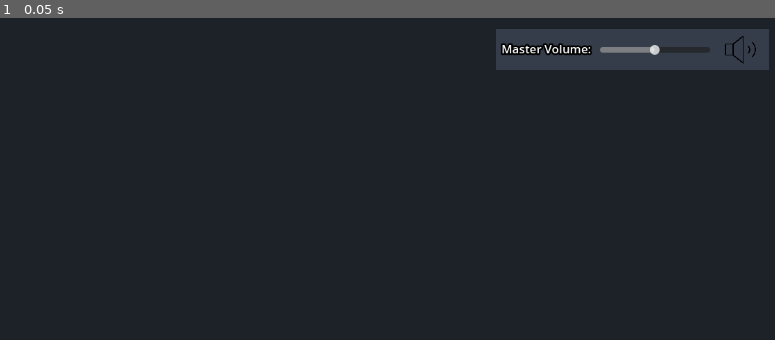
Above: before the commit, frame 1.
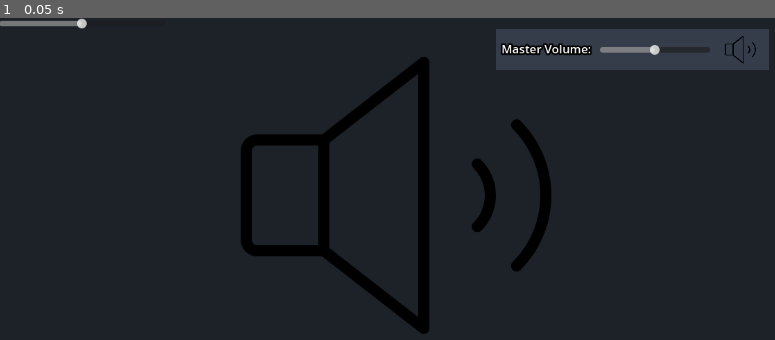
Above: after the commit, the same moment.

Repository: kbrady478/Music_Toy
Game: Godot game, scene res://Main_Scene.tscn
The game is run twice, just before and just after one commit, with the same random seed, the same clock (stepped at 60 frames per second) and the same inputs.
Inputs:
- Up to frame 1 (0.05 s): no input

The runs differ from the first frame. In frame 1, 5.1% of the frame differs, in the area x 0-72%, y 0-99%.

Commit message:
Started audio clip implementation
Muting+volume slider adapted for ASP instead of buses.
Pause button works, is meant to restart the timer when unpaused (different from mute which continues to play just without sound to keep in time).
Need to do pitch and finally implement typed in bpm values (forgot)

Diff:
--- a/Main_Scene.tscn
+++ b/Main_Scene.tscn
@@ -1,10 +1,10 @@
-[gd_scene load_steps=9 format=3 uid="uid://crhyao1wu6pgp"]
+[gd_scene load_steps=10 format=3 uid="uid://crhyao1wu6pgp"]
 
 [ext_resource type="Script" path="res://Scripts/Bus_Volume.gd" id="1_s7m86"]
-[ext_resource type="PackedScene" uid="uid://5pekpbs0nxeo" path="res://Prefabs/metronome.tscn" id="2_t2n8u"]
 [ext_resource type="Texture2D" uid="uid://dyuo4q6qh5lrl" path="res://Images/9027120_speaker_high_thin_icon.png" id="3_7ycsy"]
-[ext_resource type="PackedScene" uid="uid://cqo701k5hpdlt" path="res://Prefabs/Bus_Audio_Slider.tscn" id="3_ilf2x"]
+[ext_resource type="PackedScene" uid="uid://cqo701k5hpdlt" path="res://Prefabs/Tid Bits/Bus_Audio_Slider.tscn" id="3_ilf2x"]
 [ext_resource type="Texture2D" uid="uid://b3haecdb6gsmt" path="res://Images/9026993_speaker_slash_thin_icon.png" id="4_hk4kt"]
+[ext_resource type="PackedScene" uid="uid://fyo102umoyhj" path="res://Prefabs/Key Components/Metronome_Controller.tscn" id="5_syk2d"]
 
 [sub_resource type="StyleBoxFlat" id="StyleBoxFlat_cvkrs"]
 bg_color = Color(0.113725, 0.133333, 0.160784, 1)
@@ -17,6 +17,40 @@
 outline_size = 10
 outline_color = Color(0, 0, 0, 1)
 shadow_size = 0
+
+[sub_resource type="GDScript" id="GDScript_wqgm4"]
+script/source = "extends Control
+
+@export var bus_Name: String
+
+var bus_Index: int
+var volume_Level : float # for use across functions
+var mute_Toggle: bool
+
+
+func _ready() -> void:
+	bus_Index = AudioServer.get_bus_index(bus_Name)
+	mute_Toggle = false
+
+
+
+func _on_volume_slider_value_changed(value) -> void:
+	volume_Level = value
+
+	if mute_Toggle == true:
+		AudioServer.set_bus_volume_db(bus_Index, linear_to_db(0))
+	else:
+		AudioServer.set_bus_volume_db(bus_Index, linear_to_db(volume_Level))
+
+
+func _on_mute_button_pressed():
+	mute_Toggle = not mute_Toggle
+
+	if mute_Toggle == true:
+		AudioServer.set_bus_volume_db(bus_Index, linear_to_db(0))
+	else:
+		AudioServer.set_bus_volume_db(bus_Index, linear_to_db(volume_Level))
+"
 
 [node name="Main" type="Control"]
 layout_mode = 3
@@ -89,9 +123,15 @@
 text = "Master Volume:"
 label_settings = SubResource("LabelSettings_yq7lh")
 
-[node name="Metronome" parent="Background" instance=ExtResource("2_t2n8u")]
+[node name="Metronome_Controller" parent="Background" instance=ExtResource("5_syk2d")]
+layout_mode = 1
+offset_left = -1.0
+offset_right = -422.0
+offset_bottom = -167.0
+script = SubResource("GDScript_wqgm4")
 
 [connection signal="value_changed" from="Background/Master Bus Volume/Panel/Volume Slider" to="Background/Master Bus Volume" method="_on_volume_slider_value_changed"]
 [connection signal="pressed" from="Background/Master Bus Volume/Panel/Mute Button" to="Background/Master Bus Volume" method="_on_mute_button_pressed"]
 
-[editable path="Background/Metronome"]
+[editable path="Background/Metronome_Controller"]
+[editable path="Background/Metronome_Controller/Metronome"]
--- a/Prefabs/Metronome_Controller.tscn
+++ b/Prefabs/Key Components/Metronome_Controller.tscn
@@ -1,18 +1,14 @@
 [gd_scene load_steps=6 format=3 uid="uid://fyo102umoyhj"]
 
 [ext_resource type="Script" path="res://Scripts/Bus_Volume.gd" id="1_h3bwa"]
-[ext_resource type="PackedScene" uid="uid://5pekpbs0nxeo" path="res://Prefabs/metronome.tscn" id="1_heyky"]
-[ext_resource type="PackedScene" uid="uid://cqo701k5hpdlt" path="res://Prefabs/Bus_Audio_Slider.tscn" id="2_rxtph"]
+[ext_resource type="PackedScene" uid="uid://5pekpbs0nxeo" path="res://Prefabs/Tid Bits/metronome.tscn" id="1_heyky"]
+[ext_resource type="PackedScene" uid="uid://cqo701k5hpdlt" path="res://Prefabs/Tid Bits/Bus_Audio_Slider.tscn" id="2_rxtph"]
 [ext_resource type="Texture2D" uid="uid://dyuo4q6qh5lrl" path="res://Images/9027120_speaker_high_thin_icon.png" id="3_0vwki"]
 [ext_resource type="Texture2D" uid="uid://b3haecdb6gsmt" path="res://Images/9026993_speaker_slash_thin_icon.png" id="4_k7s04"]
 
 [node name="Metronome_Controller" type="Control"]
 layout_mode = 3
-anchors_preset = 15
-anchor_right = 1.0
-anchor_bottom = 1.0
-grow_horizontal = 2
-grow_vertical = 2
+anchors_preset = 0
 script = ExtResource("1_h3bwa")
 bus_Name = "Metronome"
 
@@ -20,8 +16,6 @@
 
 [node name="UI Elements" type="Control" parent="."]
 anchors_preset = 0
-offset_right = 40.0
-offset_bottom = 40.0
 
 [node name="Volume Slider" parent="UI Elements" instance=ExtResource("2_rxtph")]
 layout_mode = 0
--- /dev/null
+++ b/Prefabs/Key Components/Sound_Effect_Controller.tscn
@@ -0,0 +1,70 @@
+[gd_scene load_steps=5 format=3 uid="uid://u5od8msmyrxg"]
+
+[ext_resource type="Script" path="res://Scripts/Sound_Effect.gd" id="1_j70qf"]
+[ext_resource type="AudioStream" uid="uid://6lekbu0mj4rh" path="res://Audio/hihat_1.wav" id="2_pdytr"]
+[ext_resource type="Texture2D" uid="uid://dyuo4q6qh5lrl" path="res://Images/9027120_speaker_high_thin_icon.png" id="3_yq2td"]
+[ext_resource type="Texture2D" uid="uid://b3haecdb6gsmt" path="res://Images/9026993_speaker_slash_thin_icon.png" id="4_rkmc3"]
+
+[node name="(Sound Effect) Controller" type="Control"]
+layout_mode = 3
+anchors_preset = 15
+anchor_right = 1.0
+anchor_bottom = 1.0
+grow_horizontal = 2
+grow_vertical = 2
+script = ExtResource("1_j70qf")
+
+[node name="Audio Controller" type="Node2D" parent="."]
+
+[node name="Sound_Effect" type="AudioStreamPlayer" parent="Audio Controller"]
+stream = ExtResource("2_pdytr")
+
+[node name="Timer" type="Timer" parent="Audio Controller"]
+wait_time = 0.5
+
+[node name="UI Elements" type="Control" parent="."]
+anchors_preset = 0
+offset_right = 40.0
+offset_bottom = 40.0
+
+[node name="Panel" type="Panel" parent="UI Elements"]
+layout_mode = 0
+offset_right = 315.0
+offset_bottom = 49.0
+
+[node name="Volume_Slider" type="HSlider" parent="UI Elements/Panel"]
+layout_mode = 1
+anchors_preset = 4
+anchor_top = 0.5
+anchor_bottom = 0.5
+offset_left = 126.0
+offset_top = -7.5
+offset_right = 250.0
+offset_bottom = 8.5
+grow_vertical = 2
+max_value = 1.0
+step = 0.001
+value = 0.5
+
+[node name="Mute_Toggle" type="TextureButton" parent="UI Elements/Panel"]
+layout_mode = 0
+offset_left = 252.0
+offset_right = 764.0
+offset_bottom = 512.0
+scale = Vector2(0.1, 0.1)
+toggle_mode = true
+texture_normal = ExtResource("3_yq2td")
+texture_pressed = ExtResource("4_rkmc3")
+
+[node name="Pause_Toggle" type="TextureButton" parent="UI Elements/Panel"]
+layout_mode = 0
+offset_right = 40.0
+offset_bottom = 40.0
+toggle_mode = true
+texture_normal = ExtResource("3_yq2td")
+texture_pressed = ExtResource("4_rkmc3")
+
+[connection signal="timeout" from="Audio Controller/Timer" to="." method="_on_timer_timeout"]
+[connection signal="value_changed" from="UI Elements/Panel/Volume_Slider" to="." method="_on_volume_slider_value_changed"]
+[connection signal="pressed" from="UI Elements/Panel/Mute_Toggle" to="." method="_on_mute_toggle_pressed"]
+[connection signal="pressed" from="UI Elements/Panel/Pause_Toggle" to="." method="_on_pause_toggle_pressed"]
--- a/Prefabs/Music_Player.tscn
+++ /dev/null
@@ -1,9 +0,0 @@
-[gd_scene format=3 uid="uid://c5etfdxwwpg8w"]
-
-[node name="Control" type="Control"]
-layout_mode = 3
-anchors_preset = 15
-anchor_right = 1.0
-anchor_bottom = 1.0
-grow_horizontal = 2
-grow_vertical = 2
--- /dev/null
+++ b/Scripts/Sound_Effect.gd
@@ -0,0 +1,74 @@
+extends Control
+
+var bpm: float
+var current_Wait_Time: float
+var new_Wait_Time: float
+var volume_Level: float
+var mute_Toggle: bool
+var pause_Toggle: bool
+
+@onready var effect_Timer = $"Audio Controller/Timer"
+@onready var sound_Effect = $"Audio Controller/Sound_Effect"
+
+
+func _ready():
+	bpm = 180.0
+	current_Wait_Time = 0.5
+	new_Wait_Time = 0.1
+	mute_Toggle = false
+	pause_Toggle = false
+	effect_Player()
+
+func bpm_Calculation():
+	# Ensure both are floats, otherwise it will round to int
+	new_Wait_Time = (60.0 / bpm)
+	current_Wait_Time = new_Wait_Time
+	pass
+
+
+func effect_Player():
+	if mute_Toggle == true:
+		pass
+	else:
+		if current_Wait_Time != new_Wait_Time:
+			bpm_Calculation()
+
+		print_debug(current_Wait_Time)
+
+		sound_Effect.play()
+		effect_Timer.set_wait_time(current_Wait_Time)
+		effect_Timer.start()
+
+
+func _on_timer_timeout():
+	effect_Player()
+
+
+func _on_volume_slider_value_changed(value):
+	volume_Level = value
+
+	if mute_Toggle == true:
+		pass
+	else:
+		sound_Effect.set_volume_db(linear_to_db(volume_Level))
+
+
+
+func _on_mute_toggle_pressed():
+	mute_Toggle = !mute_Toggle
+
+	if mute_Toggle == true:
+		sound_Effect.set_volume_db(linear_to_db(0))
+	else:
+		sound_Effect.set_volume_db(linear_to_db(volume_Level))
+
+
+func _on_pause_toggle_pressed():
+	pause_Toggle = !pause_Toggle
+
+	if pause_Toggle == true:
+		effect_Timer.paused = true
+	else:
+		effect_Player()
+		effect_Timer.set_wait_time(current_Wait_Time)
+		effect_Timer.paused = false
--- a/project.godot
+++ b/project.godot
@@ -14,3 +14,7 @@
 run/main_scene="res://Main_Scene.tscn"
 config/features=PackedStringArray("4.2", "Forward Plus")
 config/icon="res://Other/icon.svg"
+
+[audio]
+
+buses/default_bus_layout="res://Other/default_bus_layout.tres"
Not shown, added: Audio/hihat_1.wav.import
Renamed: default_bus_layout.tres -> Other/default_bus_layout.tres
Renamed: Prefabs/Bus_Audio_Slider.tscn -> Prefabs/Tid Bits/Bus_Audio_Slider.tscn
Not shown: 1 places in Prefabs/Tid Bits/metronome.tscn that only renumber resources
Not shown, added: Audio/hihat_1.wav
Not shown, changed: Other/Credits.md
